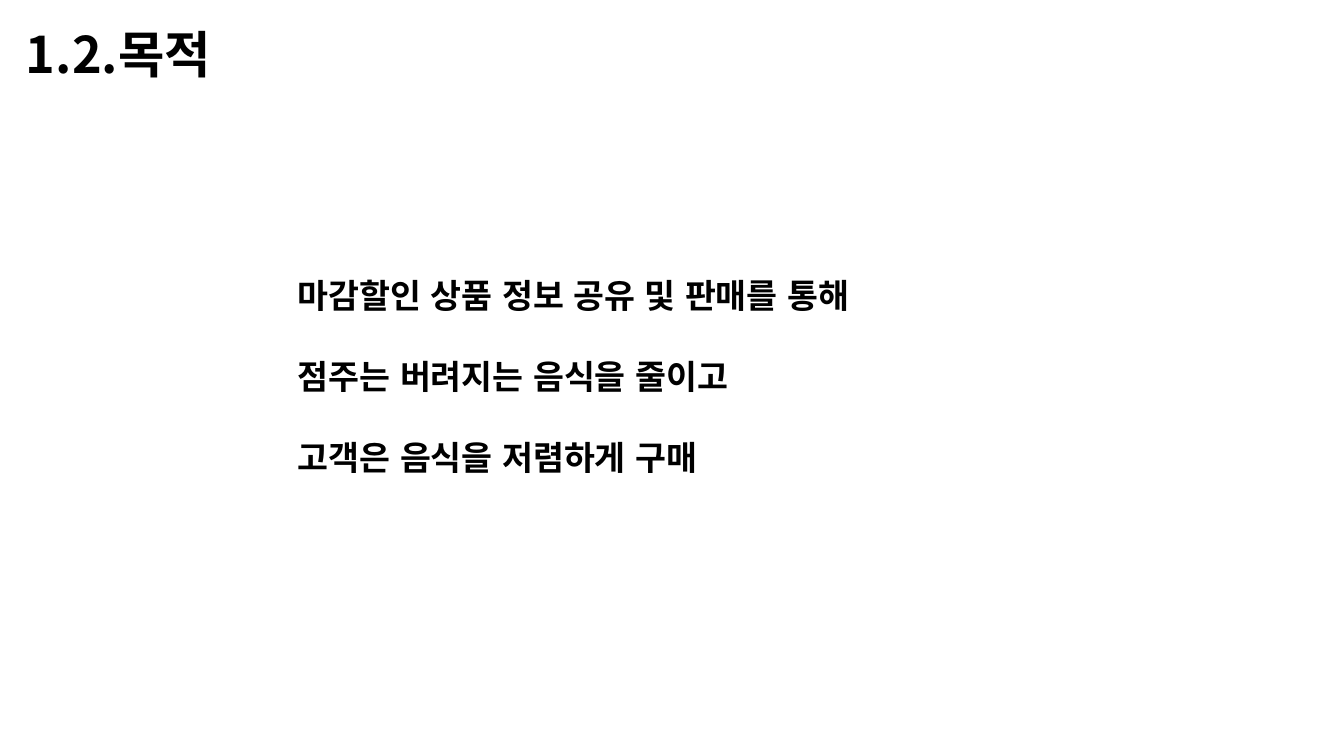
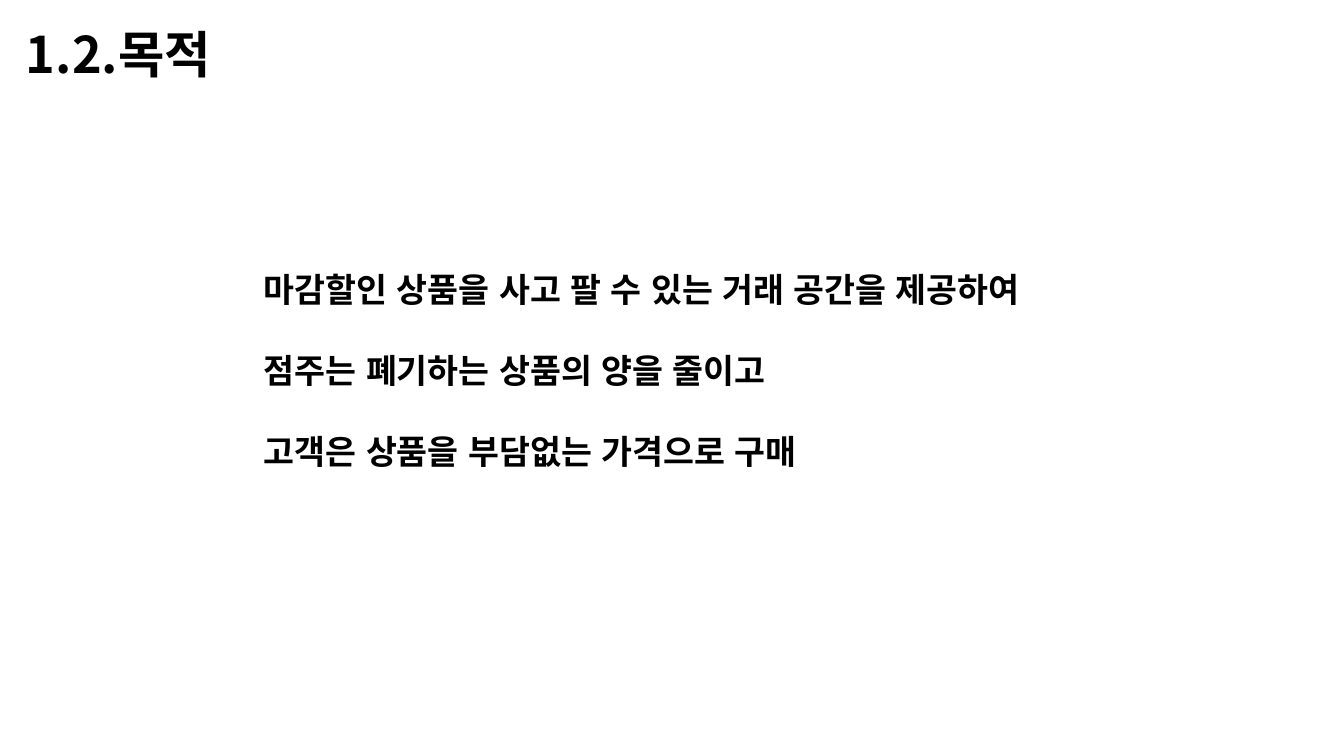
Before and after one commit to Jinuuk/Jinuuk.github.io, a slide deck: slide 3 of outputs/김진욱.pptx. Drawn at 1344x756 pixels with LibreOffice and Linux fonts; fonts in the diff are those of the drawing. Boxes give left, top, right and bottom in pixels: in the first picture for what was removed or moved away, otherwise in the second. Text is boxed around its words. In the diff, an @@ line names an element or a change of style, - is before the commit and + after.

```diff
--- a/outputs/김진욱.pptx
+++ b/outputs/김진욱.pptx
@@ text at box(264, 273, 1020, 467): text changed @@
-마감할인 상품 정보 공유 및 판매를 통해
-점주는 버려지는 음식을 줄이고
-고객은 음식을 저렴하게 구매
+마감할인 상품을 사고 팔 수 있는 거래 공간을 제공하여
+점주는 폐기하는 상품의 양을 줄이고
+고객은 상품을 부담없는 가격으로 구매
```
Also in this commit, not shown: 1 other slide changed.
